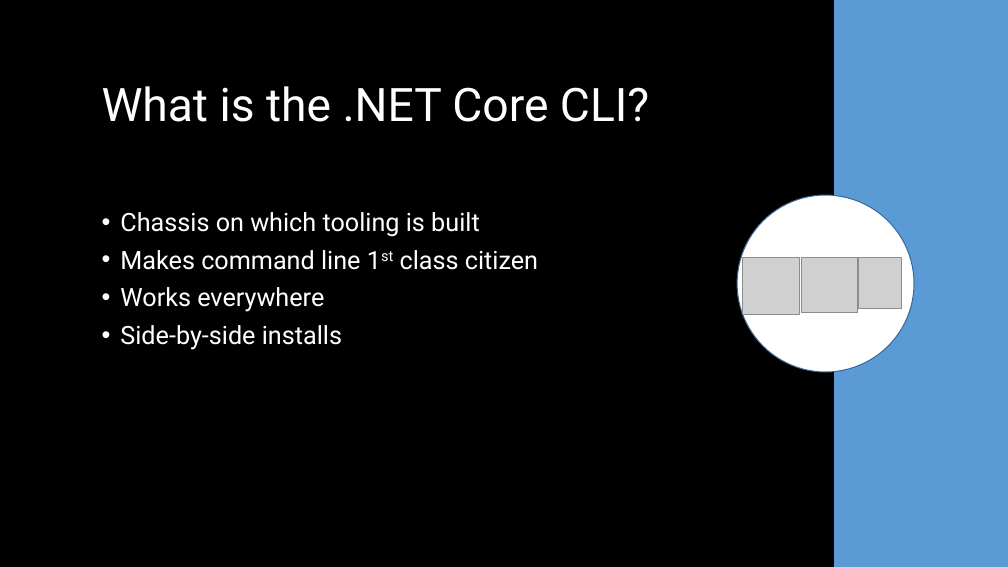
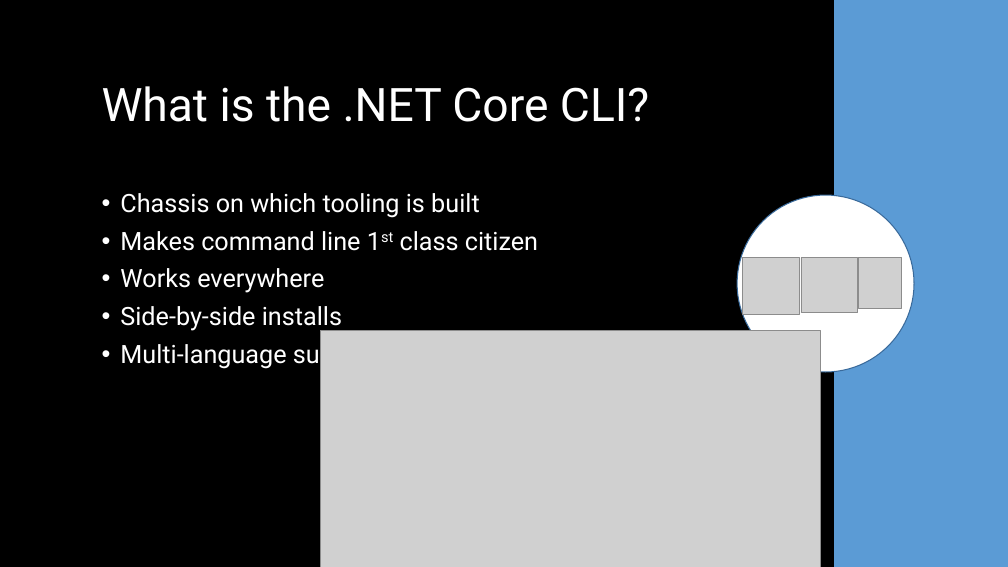
Before and after one commit to scottaddie/slide-decks, a slide deck: slide 3 of Tour de .NET Core CLI.pptx. Drawn at 1008x567 pixels with LibreOffice and Linux fonts; fonts in the diff are those of the drawing; grey boxes stand for pictures. Boxes give left, top, right and bottom in pixels: in the first picture for what was removed or moved away, otherwise in the second. Text is boxed around its words. In the diff, an @@ line names an element or a change of style, - is before the commit and + after.

```diff
--- a/Tour de .NET Core CLI.pptx
+++ b/Tour de .NET Core CLI.pptx
@@ text at box(120, 340, 380, 369): paragraph added @@
+• Multi-language support
@@ picture added at box(320, 330, 820, 566) @@
```
Also in this commit, not shown: 2 other slides changed, 1 slide added, 2 slides removed.
